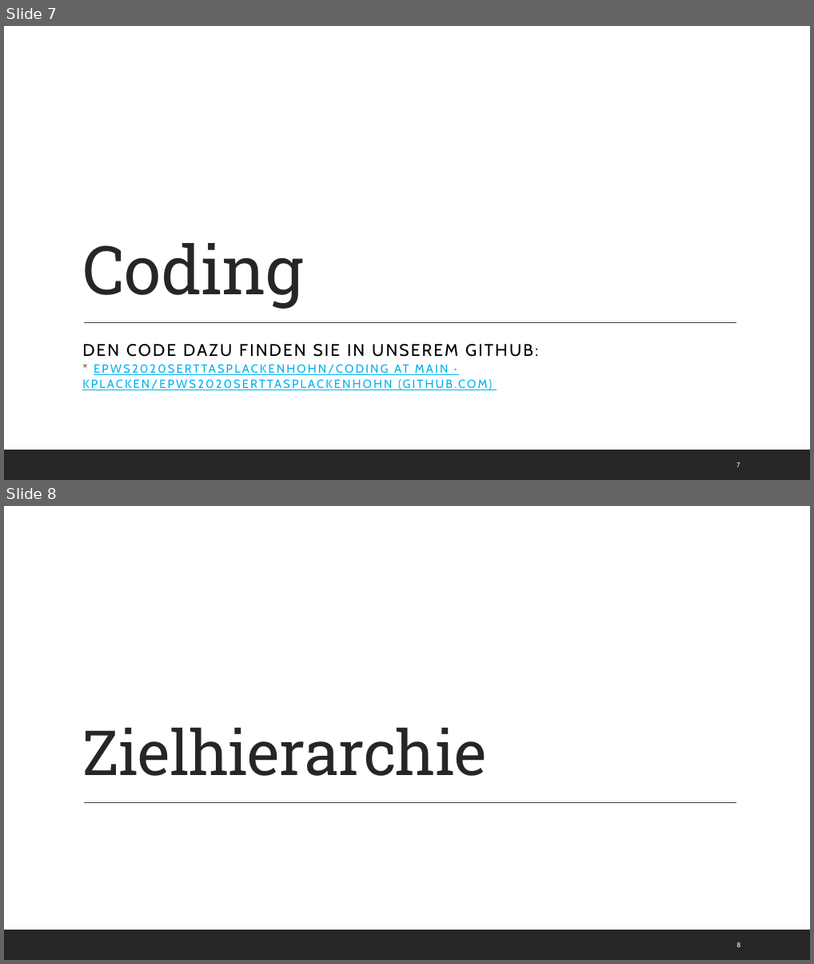
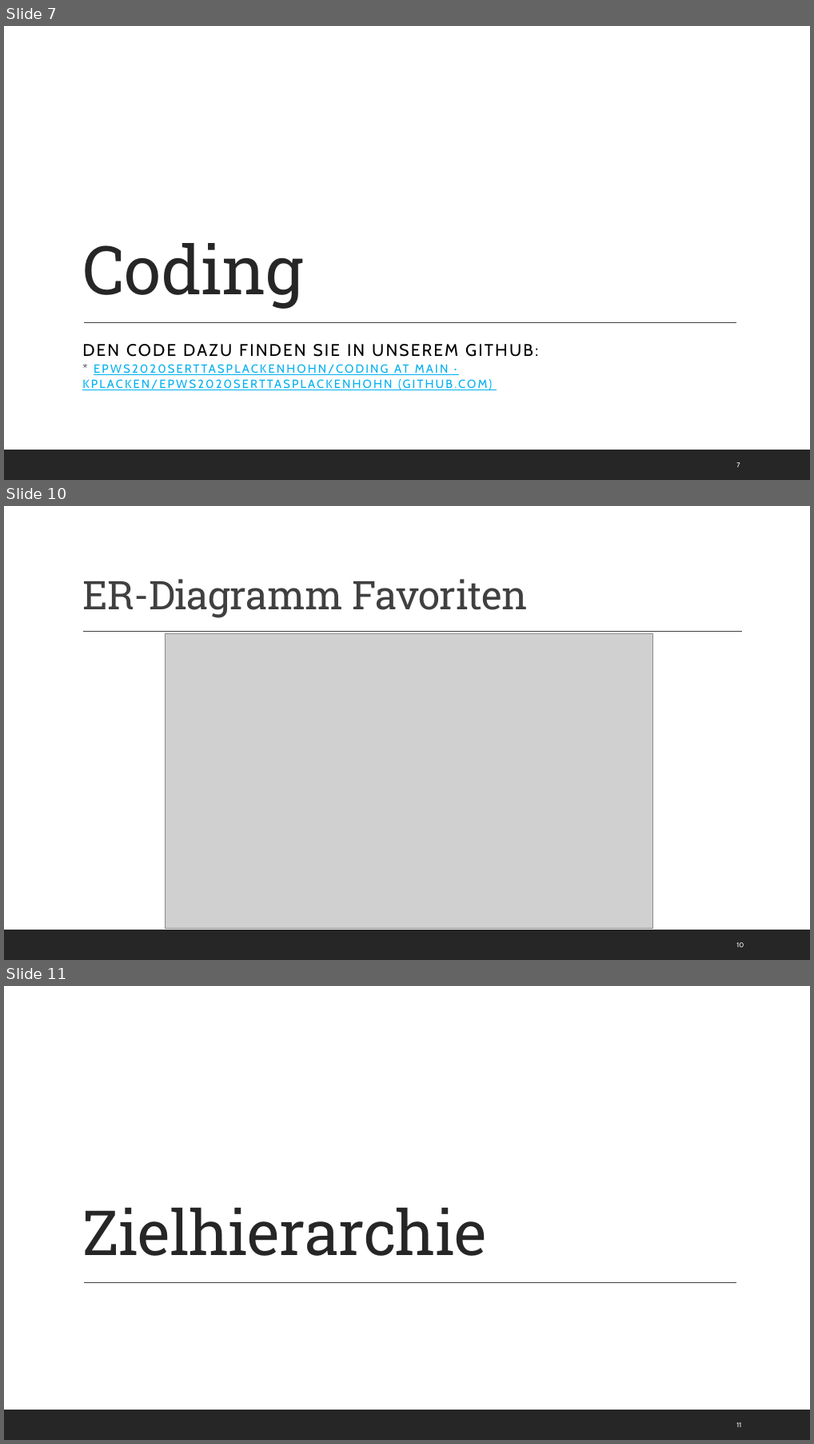
Before and after one commit to Kplacken/EPWS2020SerttasPlackenhohn, a slide deck: Audits/Audit 4/WS2020_SerttasPlackenhohn_Audit4.pptx. Shown one above the other, each under a label of ours: slides 7 and 8 before the commit, slides 7, 10 and 11 after it; the slides between them are not shown. The pictures are 814x964 and 814x1444 pixels, drawn with LibreOffice and Linux fonts; fonts in the diff are those of the drawing; grey boxes stand for pictures. Boxes give left, top, right and bottom in pixels: in the first picture for what was removed or moved away, otherwise in the second. Text is boxed around its words. In the diff, an @@ line names an element or a change of style, - is before the commit and + after.

```diff
--- a/Audits/Audit 4/WS2020_SerttasPlackenhohn_Audit4.pptx
+++ b/Audits/Audit 4/WS2020_SerttasPlackenhohn_Audit4.pptx
@@ slide 10 added at (4, 506, 810, 960), background #FFFFFF; not listed: 1 template element that a slide beside it also shows @@
@@ title added at (82, 579, 528, 618), 47 pt, text #404040 @@
+ER-Diagramm Favoriten
@@ line added from (83, 632) to (742, 632), #404040 1 pt @@
@@ picture added at (166, 634, 654, 928) @@
@@ page number added at (737, 942, 744, 947), 8 pt, text #FFFFFF @@
+10
@@ what was slide 8 is now slide 11 @@
@@ page number at (737, 1422, 742, 1427): text changed @@
-8
+11
```
Also in this commit, not shown: 3 slides changed, 2 other slides added, 1 slide removed.
